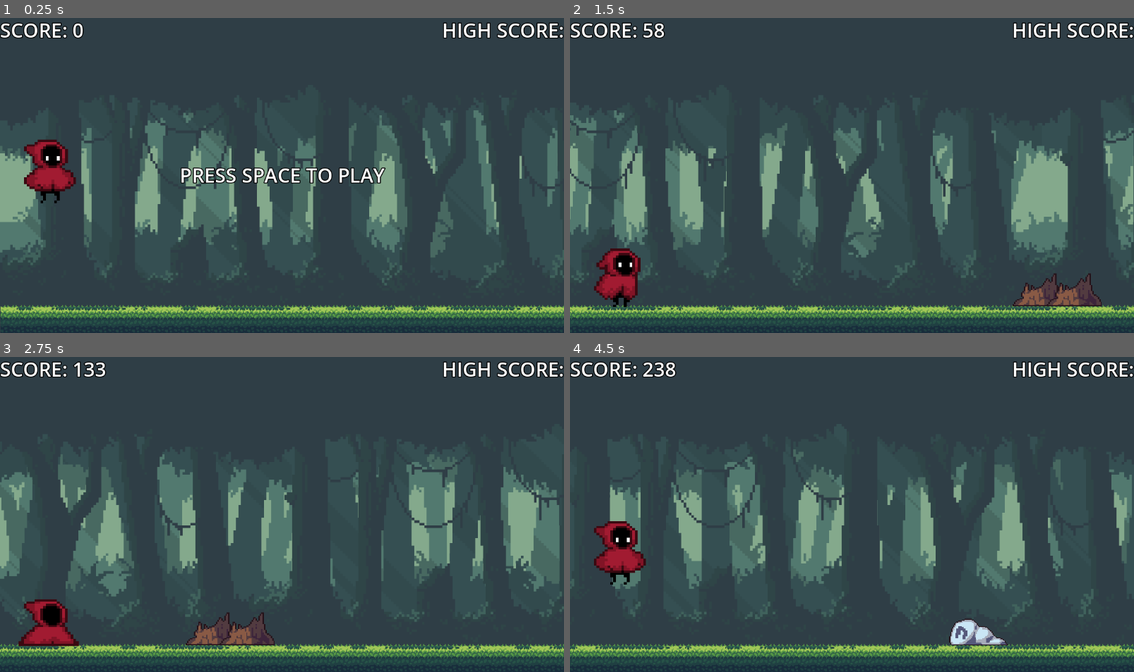
Above: before the commit, frames 1-4 (two rows, left to right).
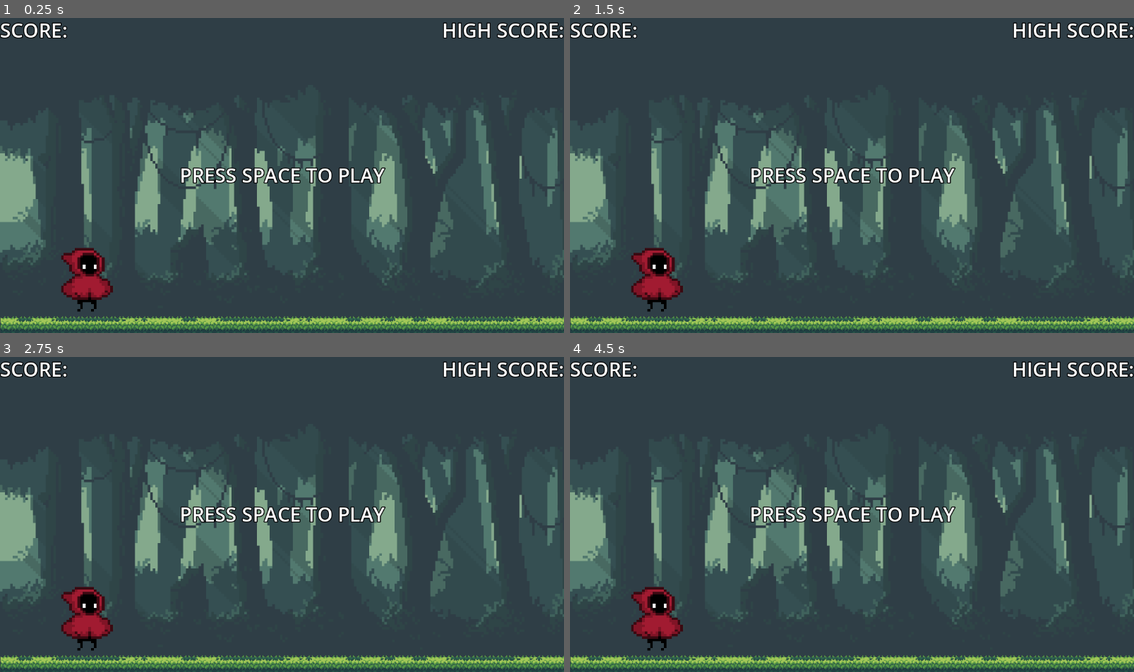
Above: after the commit, the same moments.

Repository: MuhannadMojalled/RunnerGame
Game: Godot game, scene res://scenes/main.tscn
The game is run twice, just before and just after one commit, with the same random seed, the same clock (stepped at 60 frames per second) and the same inputs.
Inputs:
- Up to frame 1 (0.25 s): no input
- Up to frame 2 (1.5 s): tap Space at 0.5, 1.25 s; tap Enter (ui_accept) at 0.77 s
- Up to frame 3 (2.75 s): tap Enter (ui_accept) at 1.52 s; tap Space at 2 s; hold Down (ui_down) from 2.03 s (still down)
- Up to frame 4 (4.5 s): tap Space at 2.75, 3.5, 4.25 s; release Down (ui_down) at 2.78 s; tap Enter (ui_accept) at 3.02, 3.77 s; hold Down (ui_down) from 4.28 s (still down)

The runs differ from the first frame. In frame 1, 9.4% of the frame differs, in the area x 0-100%, y 1-100%; in frame 2, 31%; in frame 3, 32%; in frame 4, 31%.
Error after the commit: Parse Error: Expected iterable after "in". (res://scenes/main.gd:57)

Commit message:
implemented the obstacles system

Diff:
--- /dev/null
+++ b/scenes/bird.gd
@@ -0,0 +1,7 @@
+extends Area2D
+
+func _ready():
+	pass
+
+func _process(delta):
+	position.x -=get_parent().speed/2
--- a/scenes/bird.tscn
+++ b/scenes/bird.tscn
@@ -1,6 +1,7 @@
-[gd_scene load_steps=9 format=3 uid="uid://csld332hrfm35"]
+[gd_scene load_steps=10 format=3 uid="uid://csld332hrfm35"]
 
 [ext_resource type="Texture2D" uid="uid://602u8e0j81ux" path="res://Assets/obstecles/Bird.png" id="1_jyv7v"]
+[ext_resource type="Script" path="res://scenes/bird.gd" id="1_whcdf"]
 
 [sub_resource type="AtlasTexture" id="AtlasTexture_3m3y6"]
 atlas = ExtResource("1_jyv7v")
@@ -46,6 +47,7 @@
 height = 74.0
 
 [node name="bird" type="Area2D"]
+script = ExtResource("1_whcdf")
 
 [node name="AnimatedSprite2D" type="AnimatedSprite2D" parent="."]
 texture_filter = 1
@@ -53,7 +55,7 @@
 sprite_frames = SubResource("SpriteFrames_n4tkr")
 animation = &"flying"
 autoplay = "flying"
-frame_progress = 0.243139
+frame_progress = 0.952621
 
 [node name="CollisionShape2D" type="CollisionShape2D" parent="."]
 position = Vector2(-36, 3)
--- a/scenes/main.gd
+++ b/scenes/main.gd
@@ -9,6 +9,8 @@
 
 const START_POS := Vector2i(150,485)
 const CAM_START_POS := Vector2i(823,593)
+var diffculty
+const MAX_DIFFICULTY : int = 2
 var score : int
 const SCORE_MOD : int = 10
 var speed : float
@@ -29,6 +31,7 @@
 	score = 0
 	show_score()
 	game_running = false
+	diffculty = 0
 	$Player.position = START_POS
 	$Player.velocity = Vector2i(0,0)
 	$Camera2D.position = CAM_START_POS
@@ -41,7 +44,7 @@
 		speed = START_SPEED + score / SPEED_MOD
 		if speed>MAX_SPEED:
 			speed = MAX_SPEED
-
+		adjust_diff()
 		generate_obs()
 
 		$Player.position.x +=speed
@@ -51,6 +54,7 @@
 
 		if $Camera2D.position.x - $Ground.position.x > screen_size.x * 2:
 			$Ground.position.x +=screen_size.x
+		for obs in
 	else:
 		if Input.is_action_pressed("ui_accept"):
 			game_running = true
@@ -60,7 +64,7 @@
 	if obstacles.is_empty() or last_obs.position.x< score + randi_range(300,500):
 		var obs_type = obstacle_types[randi()% obstacle_types.size()]
 		var obs
-		var max_obs = 3
+		var max_obs = diffculty + 1
 		for i in range(randi() % max_obs +1):
 			obs = obs_type.instantiate()
 			var obs_height = obs.get_node("Sprite2D").texture.get_height()
@@ -69,6 +73,14 @@
 			var obs_y : int =screen_size.y - ground_height - (obs_height * obs_scale.y /2) + 490
 			last_obs = obs
 			add_obs(obs,obs_x,obs_y)
+		if diffculty == diffculty: # MAX_DIFFICULTY:
+			if (randi() %2) == 0:
+				obs = bird.instantiate()
+				var obs_x : int = screen_size.x + score + 800
+				var obs_y : int =bird_height[ randi() % bird_height.size()]
+				add_obs(obs,obs_x,obs_y+350)
+
+
 
 
 func add_obs(obs,x,y):
@@ -79,3 +91,8 @@
 
 func show_score():
 	$HUD.get_node("Scorelabel").text = "SCORE: "+ str(score / SCORE_MOD)
+
+func adjust_diff():
+	diffculty = score / SPEED_MOD
+	if diffculty > MAX_DIFFICULTY:
+		diffculty = MAX_DIFFICULTY
